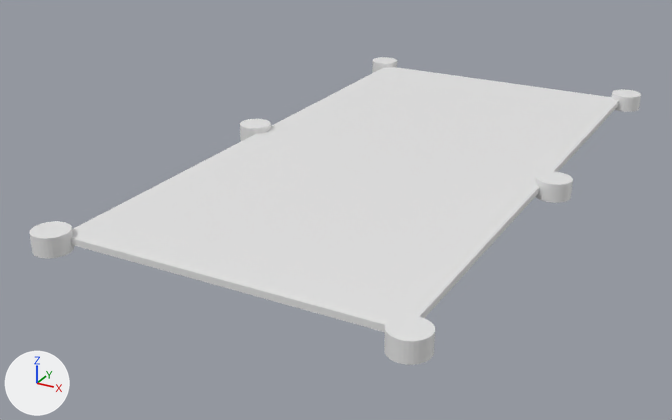
A saved change to the glTF model public/3d_models/play_area.glb.
One viewpoint serves both versions: a 50 mm camera at (1.6, -3.42, 1.42) aimed at (-0.17, -0.2, -0.2). Lighting does not change. The marker at lower left points along +X, +Y and +Z. Where no turn or scale is listed for an object, it has been applied to the vertices.

The scene before the commit, as lines of its bpy script (objects in view):
```python
me_circle_001 = bpy.data.meshes.new('Circle.001')
me_circle_001.from_pydata(...)  # a 32-sided cylinder along z spanning x -0.07..0.07, y -0.07..0.07, z 0.0..0.08; a 32-sided cylinder along z spanning x -1.48..-1.34, y -0.07..0.07, z 0.0..0.08; a 32-sided cylinder along z spanning x -0.09..0.05, y 1.25..1.39, z 0.0..0.08; a 32-sided cylinder along z spanning x -1.46..-1.32, y 1.25..1.39, z 0.0..0.08; a 32-sided cylinder along z spanning x -1.46..-1.32, y -1.39..-1.25, z 0.0..0.08; a 32-sided cylinder along z spanning x -0.09..0.05, y -1.39..-1.25, z 0.0..0.08
me_plane_002 = bpy.data.meshes.new('Plane.002')
me_plane_002.from_pydata(...)  # 100 vertices, 196 faces; spans x -0.67..0.67, y -1.3..1.3, z 0.0..0.03
ob_circle = bpy.data.objects.new('Circle', me_circle_001)
ob_circle.location = (0.706, 0.0, -0.025)
ob_plane = bpy.data.objects.new('Plane', me_plane_002)
ob_plane.location = (0.0, 0.0, 0.0)
```
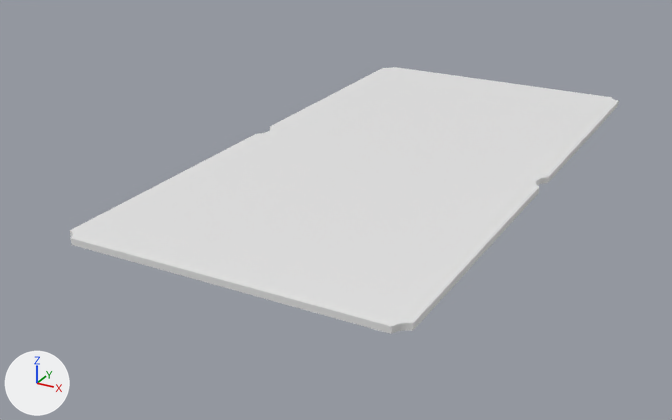
What differs and where, as boxes (x1, y1, x2, y2) in the pictures (672 x 420 px):
'Circle', deleted
    before: (29, 57, 641, 365)

Edits to the bpy script that builds the scene:
```text
Remove ob_circle:
    ob_circle = bpy.data.objects.new('Circle', me_circle_001)
    ob_circle.location = (0.706, 0.0, -0.025)
```
